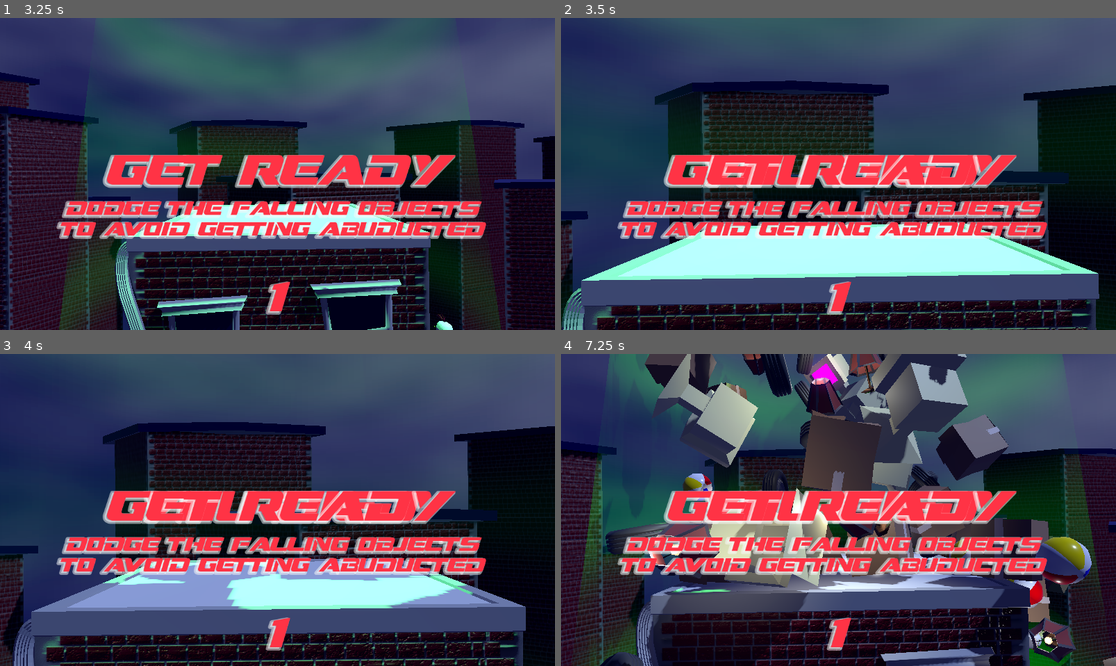
Above: before the commit, frames 1-4 (two rows, left to right).
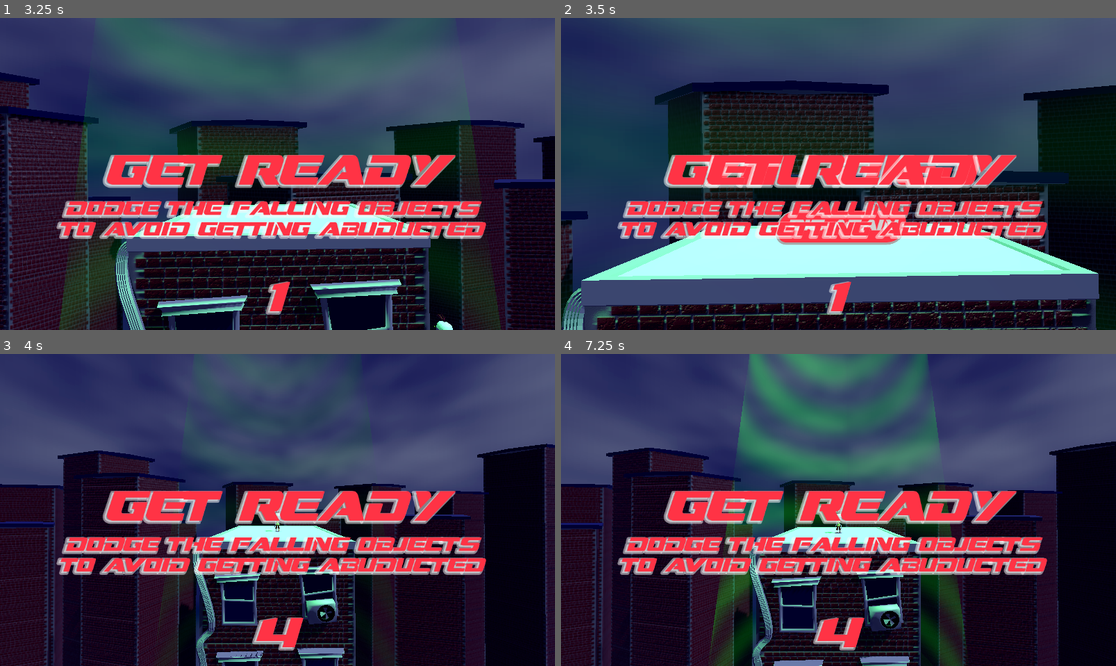
Above: after the commit, the same moments.

Repository: devlup-fsu/skyfall
Game: Godot game, scene res://main.tscn
Two runs of this game, one before a commit and one after it. Both use one fixed random seed, a clock stepped at 60 frames per second and the inputs below.
Inputs (mouse positions are in pixels of both pictures, inside the frame that each line leads up to):
- Up to frame 1 (3.25 s): tap Enter (ui_accept) at 0.5, 0.77, 1.52, 3.02 s; hold Right (ui_right) 0.53-1.28 s; hold Down (ui_down) 1.28-2.03 s; hold Right (ui_right) 2.03-2.78 s; hold Up (ui_up) from 2.78 s (still down)
- Up to frame 2 (3.5 s): keep holding Up (ui_up)
- Up to frame 3 (4 s): release Up (ui_up) at 3.5 s; click (277, 563) at 3.5 s, where only the run after the commit has a clickable "die again"
- Up to frame 4 (7.25 s): hold Left (ui_left) 4.28-5.78 s; tap Enter (ui_accept) at 4.52, 5.27 s; hold Down (ui_down) 5.78-6.5 s; click (838, 563) at 6.5 s, where only the run after the commit has a clickable "die again"

Frame 1 is identical in both runs. In frame 2, 1.7% of the frame differs, in the area x 38-63%, y 61-73%; in frame 3, 55%; in frame 4, 71%, in the area x 0-100%, y 0-100%.

Commit message:
adds die again button

Diff:
--- a/main.gd
+++ b/main.gd
@@ -49,6 +49,7 @@
 	alive = false
 	$player.alive = false
 	$Camera3D/Control/CenterContainer/YOUDIE.visible = true
+	$Camera3D/Control/CenterContainer/YOUDIE/RestartButton.visible = true
 
 
 func _on_area_3d_body_entered(body):
@@ -57,3 +58,8 @@
 	elif body is RigidBody3D:
 		body.get_parent_node_3d().queue_free()
 		len(get_children())
+
+
+
+func _on_restart_button_pressed():
+	get_tree().reload_current_scene()
--- a/main.tscn
+++ b/main.tscn
@@ -14,6 +14,16 @@
 shadow_size = 15
 shadow_color = Color(0.972549, 0.972549, 0.972549, 0.52549)
 shadow_offset = Vector2(-5, 3)
+
+[sub_resource type="StyleBoxFlat" id="StyleBoxFlat_t1amf"]
+bg_color = Color(1, 0.2, 0.270588, 1)
+border_width_left = 5
+border_width_bottom = 5
+border_color = Color(0.654902, 0.654902, 0.654902, 1)
+corner_radius_top_left = 40
+corner_radius_top_right = 20
+corner_radius_bottom_right = 40
+corner_radius_bottom_left = 20
 
 [sub_resource type="LabelSettings" id="LabelSettings_ns4me"]
 font = ExtResource("4_rshkr")
@@ -129,6 +139,22 @@
 label_settings = SubResource("LabelSettings_sei0p")
 horizontal_alignment = 1
 
+[node name="RestartButton" type="Button" parent="Camera3D/Control/CenterContainer/YOUDIE"]
+visible = false
+layout_mode = 0
+offset_left = 158.5
+offset_top = 120.0
+offset_right = 428.5
+offset_bottom = 191.0
+theme_override_colors/font_color = Color(0.819608, 0.819608, 0.819608, 1)
+theme_override_colors/icon_normal_color = Color(1, 0.180392, 0.117647, 1)
+theme_override_fonts/font = ExtResource("4_rshkr")
+theme_override_font_sizes/font_size = 31
+theme_override_styles/normal = SubResource("StyleBoxFlat_t1amf")
+theme_override_styles/hover = SubResource("StyleBoxFlat_t1amf")
+theme_override_styles/pressed = SubResource("StyleBoxFlat_t1amf")
+text = "die again"
+
 [node name="Ready" type="Label" parent="Camera3D/Control/CenterContainer"]
 layout_mode = 2
 text = "get ready"
@@ -186,5 +212,6 @@
 spot_range = 100.0
 spot_angle = 20.0
 
+[connection signal="pressed" from="Camera3D/Control/CenterContainer/YOUDIE/RestartButton" to="." method="_on_restart_button_pressed"]
 [connection signal="timeout" from="SpawnTimer" to="." method="_on_spawn_timer_timeout"]
 [connection signal="body_entered" from="Area3D" to="." method="_on_area_3d_body_entered"]
Not shown: 1 places in main.tscn that only renumber resources
